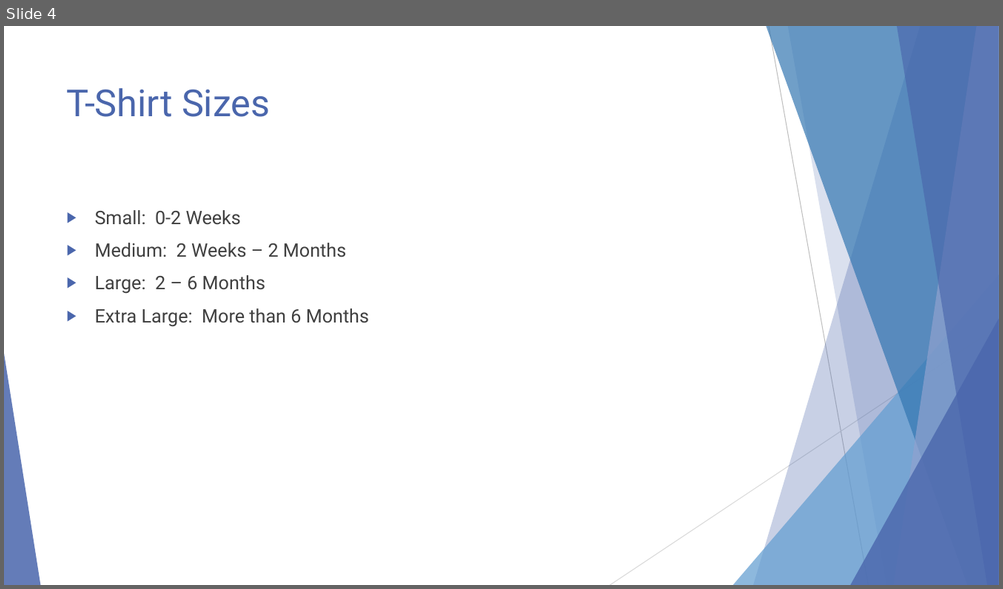
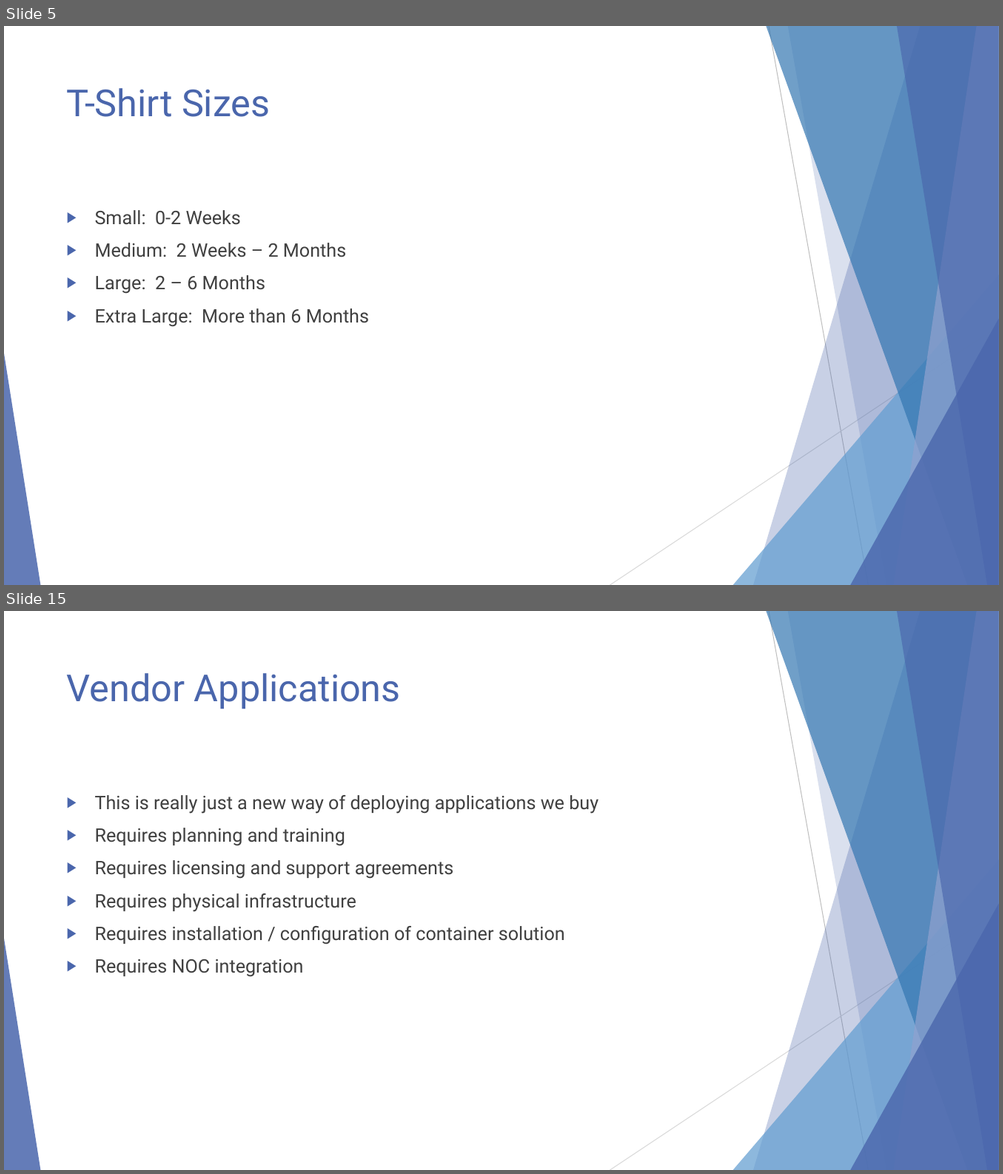
Before and after one commit to EnterpriseProductsLP/docker-straw-man, a slide deck: presentation.pptx. Shown one above the other, each under a label of ours: slide 4 before the commit, slides 5 and 15 after it; the slides between them are not shown. The pictures are 1003x589 and 1003x1174 pixels, drawn with LibreOffice and Linux fonts; fonts in the diff are those of the drawing. Boxes give left, top, right and bottom in pixels: in the first picture for what was removed or moved away, otherwise in the second. Text is boxed around its words. In the diff, an @@ line names an element or a change of style, - is before the commit and + after.

```diff
--- a/presentation.pptx
+++ b/presentation.pptx
@@ slide 15 added at (4,611,999,1170), background #FFFFFF; not listed: 10 template elements that a slide beside it also shows @@
@@ title added at (67,673,401,709), 36 pt, text #4A66AC @@
+Vendor Applications
@@ text added at (95,795,598,977), 18 pt, text #404040 @@
+▶ This is really just a new way of deploying applications we buy
+▶ Requires planning and training
+▶ Requires licensing and support agreements
+▶ Requires physical infrastructure
+▶ Requires installation / configuration of container solution
+▶ Requires NOC integration
@@ what was slide 4 is now slide 5 @@
```
Also in this commit, not shown: 3 slides changed, 11 other slides added.
